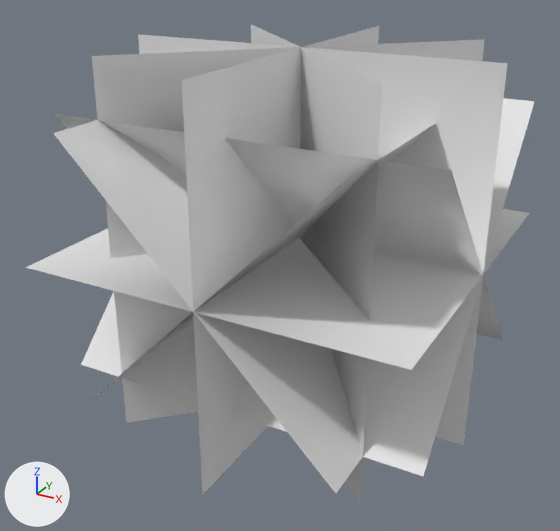
Two versions of the FBX model Effect#1/Assets/Graphicsdata/FX/FBX/fx_plane_006.FBX, one commit apart.
Before and after are seen from a 50 mm lens placed at (0.894, -1.734, 0.773), pointed at (-0.031, -0.051, -0.068). Lighting does not change. The marker at lower left points along +X, +Y and +Z. Where no turn or scale is listed for an object, it has been applied to the vertices. Vertices at the same position are counted once.

In view in the first picture: 'eff_plane_006'.
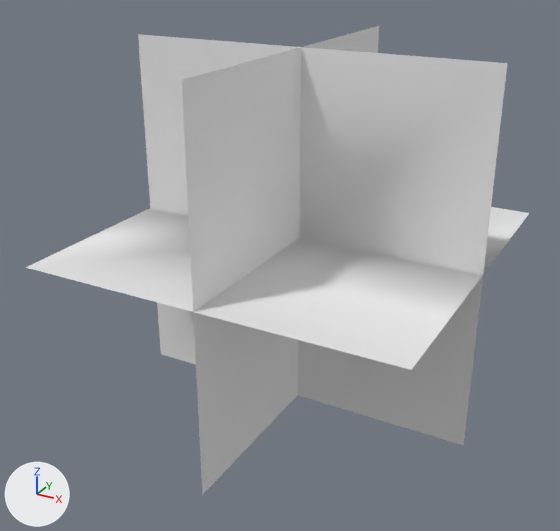
Patch to the scene script:
```diff
--- a/Effect#1/Assets/Graphicsdata/FX/FBX/fx_plane_006.FBX.py
+++ b/Effect#1/Assets/Graphicsdata/FX/FBX/fx_plane_006.FBX.py
@@ me_mesh @@
 # used by ob_eff_plane_006; location = (0.0, 0.0, 0.0)
-me_mesh.from_pydata(...)  # 63 vertices, 72 faces; spans x -0.5..0.5, y -0.5..0.5, z -0.5..0.5
+me_mesh.from_pydata(...)  # 23 vertices, 24 faces; spans x -0.5..0.5, y -0.5..0.5, z -0.5..0.5
+# me_mesh part 1
+# 40 vertices are removed from x -0.5..0.5, y -0.5..0.5, z -0.5..0.5
+# 48 faces are deleted
```

Where the change shows, as pixel boxes [x1, y1, x2, y2] in the pictures (560 x 531 px):
'eff_plane_006', reshaped
    before: [26, 24, 535, 506]
    after: [26, 26, 529, 495]
part 1 of me_mesh, deleted
    before: [52, 24, 535, 506]
